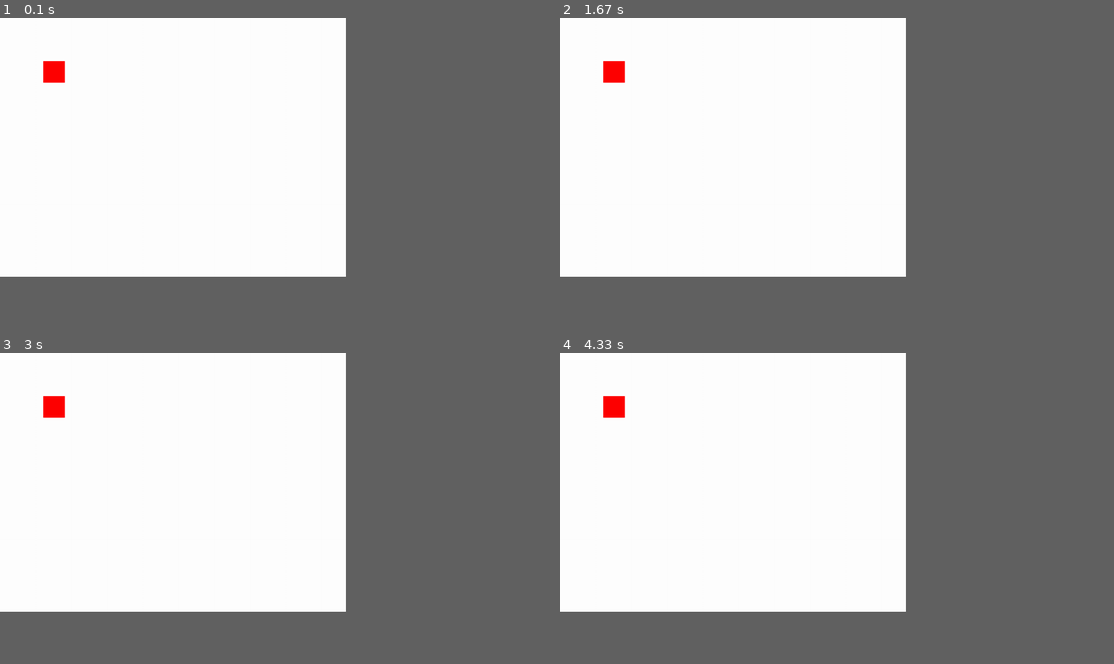
Above: before the commit, frames 1-4 (two rows, left to right).
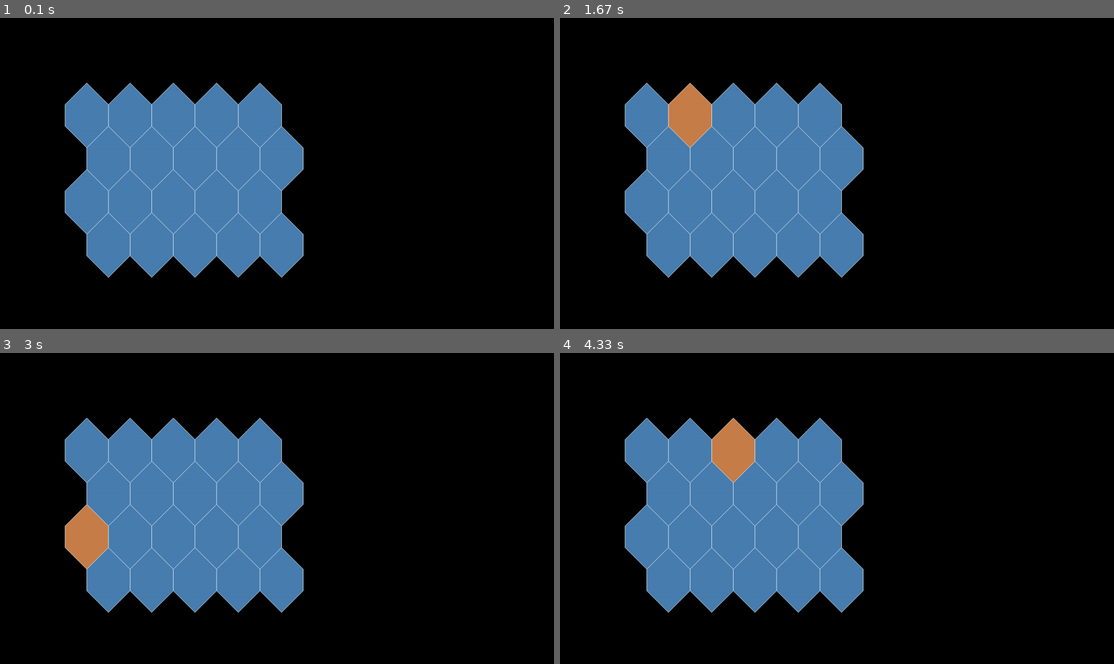
Above: after the commit, the same moments.

Repository: PythonCFO/Conq
Game: pygame game, started from clientPyGame.py
Same seed, same stepped clock (60 frames per second), same inputs: the game is played once before the commit and once after it.
Inputs (mouse positions are in pixels of both pictures, inside the frame that each line leads up to):
- Up to frame 1 (0.1 s): no input
- Up to frame 2 (1.67 s): click (837, 173) at 0.38 s; click (892, 241) at 0.72 s; click (704, 111) at 1.55 s
- Up to frame 3 (3 s): click (277, 545) at 1.88 s; click (199, 443) at 2.22 s; click (470, 589) at 2.55 s; click (94, 539) at 2.88 s
- Up to frame 4 (4.33 s): click (676, 449) at 3.22 s; click (704, 561) at 3.55 s; click (1036, 580) at 3.88 s; click (715, 449) at 4.22 s
The window is 562x421 before the commit and 900x506 after it. Grey fills any space a smaller window leaves; there, only what the larger window draws over its background counts as a difference.

The runs differ from the first frame. In frame 1, 52% of the frame differs, in the area x 0-63%, y 0-84%; in frame 2, 52%; in frame 3, 52%; in frame 4, 52%.

Commit message:
Prototype map with mouse hover highlight

Diff:
--- a/board.py
+++ b/board.py
@@ -1,13 +1,4 @@
-class Board:
-    def __init__(self):
-        self.territories = []
-        self.connections = []
 
-    def add_territory(self, territory):
-        self.territories.append(territory)
-
-    def add_connection(self, territory1, territory2):
-        self.connections.append((territory1, territory2))
 
 class Territory:
     def __init__(self, name, owner, armies):
--- a/clientPyGame.py
+++ b/clientPyGame.py
@@ -1,15 +1,23 @@
-import pygame
+import pygame as pg
+import time
+import threading
 from network import Network
 from player import Player
-import time
-import threading
+import geo
 
-width = 800
-height = 600
-win = pygame.display.set_mode((width, height))
-pygame.display.set_caption("Client")
+pg.init()
+pg.mixer.init()
+pg.font.init()
+width = 1280
+height = 720
+win_size = pg.Vector2(width, height)
+win = pg.display.set_mode(win_size, pg.RESIZABLE)
+pg.display.set_caption("Risk Client")
 
-p = Player("Jay")  #Create this client-side Player object
+clock = pg.time.Clock()
+
+board = geo.World("Proto", proto_r=4, proto_c=5)  # Proto creates a hex grid test board
+p = Player("Jay")  #Create a client-side Player object
 
 def client_connection_thread():  # Create a Thread for each new Client Socket Connection
     conn = Network()  #Esablish Client's socket and connect it to the Server
@@ -28,11 +36,11 @@
     #Socket receive data from Server
     def myreceive(self):
         bytes_recd = 0
-        chunk = self.sock.recv(2048)
-        if chunk == b'':
+        msg = self.sock.recv(2048)
+        if msg == b'':
             raise RuntimeError("socket connection broken")
-        bytes_recd = bytes_recd + len(chunk)
-        return b''.join(chunk)
+        bytes_recd = bytes_recd + len(msg)
+        return b''.join(msg)
 
     # Heartbeat
     while True:
@@ -43,14 +51,9 @@
         while time.time() < t_end:   # Blocking loop.  Need to include other Client work
             pass
 
-def redrawWindow(win):
-    win.fill((255,255,255))
-    p.draw(win)
-    pygame.display.update()
-
 def main():
     run = True
-    clock = pygame.time.Clock()
+    clock = pg.time.Clock()
 
     #Spin up a thread to run the client's Socket connection
     socket_thread = threading.Thread(target=client_connection_thread, daemon=True)
@@ -58,19 +61,35 @@
 
     print("Starting Client process")  #All Client processing happens within this loop
     while True:
-        clock.tick(60) #Max 60 ticks per second - possibly not needed
+        clock.tick(60)
+        win.fill((0, 0, 0))
+        game_events()
+        game_update()
+        game_draw()
+        board.draw(win)
+        pg.display.update()
 
-        #Get info on game status (such as other players state)
-        #update() - draws the other player in the example
+        #redrawWindow(win) #Send args needed to redraw local window.
 
-        for event in pygame.event.get():
-            if event.type == pygame.QUIT:
-                run = False
-                pygame.quit()
+def game_events() -> None:
+    for event in pg.event.get():
+        if event.type == pg.QUIT:
+            playing = False
+            pg.quit()
+        if event.type == pg.KEYDOWN:
+            if event.key == pg.K_ESCAPE:
+                playing = False
+                pg.quit()
+        if event.type == pg.VIDEORESIZE:
+            # There's some code to add back window content here.
+            surface = pg.display.set_mode((event.w, event.h), pg.RESIZABLE)
 
-        #print("Calling move")
-        p.move()  #Perform local actions. But once per loop iteration?
-        redrawWindow(win) #Send args needed to redraw local window.
+def game_update() -> None:
+    now = pg.time.get_ticks()
+    board.update()
+    #p.update("place_units")  #temp used 'place_unit'
 
+def game_draw() -> None:
+    board.draw(win)
 
 main()
--- /dev/null
+++ b/game.py
@@ -0,0 +1,20 @@
+import pygame as pg
+
+from geo import Country  #Will use World eventually
+from player import Player
+
+
+class Game:
+    def __init__(
+        self, screen: pg.Surface, clock: pg.time.Clock, window_size: pg.Vector2) -> None:
+        self.screen = screen
+        self.clock = clock
+        self.window_size = window_size
+        self.font = pg.font.SysFont(None, 24)
+        self.playing = True
+        self.phases = ["place_units", "move_units", "attack_country"]
+        self.phase_idx = 0
+        self.phase = self.phases[self.phase_idx]
+        self.phase_timer = pg.time.get_ticks()
+        self.world = Country()
+        self.player = Player(self.world.countries.get("France"), self.world, (0, 0, 255))
--- /dev/null
+++ b/geo.py
@@ -0,0 +1,66 @@
+import pygame as pg
+from shapely.geometry import Point, Polygon
+import proto_map
+
+class Country:
+    def __init__(self, name: str, coords: list) -> None:
+        self.name = name
+        self.coords = coords
+        self.font = pg.font.SysFont(None, 24)
+        self.polygon = Polygon(self.coords)
+        #self.center = self.get_center()
+        self.color = (72, 126, 176)
+        self.hovered = False
+
+    def update(self, mouse_pos: pg.Vector2) -> None:
+        self.hovered = False
+        if Point(mouse_pos.x, mouse_pos.y).within(self.polygon):
+            self.hovered = True
+
+    def draw(self, screen: pg.Surface) -> None:
+        pg.draw.polygon(screen, (200, 126, 72) if self.hovered else self.color, self.coords)  #filled
+        pg.draw.polygon(screen,(255, 255, 255), self.coords, width=1)  #outline
+
+class World:
+    def __init__(self, approach, proto_r, proto_c) -> None:
+        self.approach = approach
+        self.proto_r = proto_r
+        self.proto_c = proto_c
+        self.geo_data = self.read_geo_data()  #text name + coordinates
+        self.countries = self.create_countries()  #Country objects
+        self.hovered_country = None
+
+    def read_geo_data(self) -> None:
+        if self.approach == "Proto":
+            proto_world = proto_map.Proto_map(self.proto_r, self.proto_c)
+            print(proto_world)
+            for t in proto_world.all_territories:
+                print(str(t))
+            return proto_world.all_territories
+        else:
+            pass  # Read countries from a data file
+
+    def create_countries(self) -> None:
+        countries = []
+        for name, coords in self.geo_data:
+            xy_coords = []
+            for coord in coords:
+                x = coord[0]
+                y = coord[1]
+                xy_coords.append(pg.Vector2(x, y))
+            countries.append(Country(name, xy_coords))
+
+            print(Country(name, xy_coords))
+        return countries
+
+    def draw(self, screen: pg.Surface) -> None:
+        for country in self.countries:
+            country.draw(screen)
+
+    def update(self) -> None:
+        mouse_pos = pg.mouse.get_pos()
+        self.hovered_country = None
+        for country in self.countries:
+            country.update(pg.Vector2(mouse_pos[0], mouse_pos[1]))
+            if country.hovered:
+                self.hovered_country = country
--- a/player.py
+++ b/player.py
@@ -2,7 +2,6 @@
 import pygame
 
 class Player:
-
     def __init__(self, conn):
         self.name = "TBD"
         self.id = uuid.uuid1()
@@ -11,14 +10,6 @@
         self.territories = []
         self.reinforcements = 0
         self.cards = []
-        self.x = 100
-        self.y = 100
-        self.vel = 5
-        self.width = 50
-        self.height = 50
-        self.rect = (self.x, self.y, self.width, self.height)
-        self.color = "red"
-
 
     def deploy_armies(self, territory, armies):
         # Weak ChatGPT code...
@@ -36,28 +27,10 @@
             # Implement fortify logic
             pass
 
-    def draw(self, win):
-        pygame.draw.rect(win, self.color, self.rect)
-        #pass
-
-    def move(self):
-        keys = pygame.key.get_pressed()
-        if keys == True:
-            print(keys)
-
-        if keys[pygame.K_LEFT]:
-            self.x -= self.vel
-
-        if keys[pygame.K_RIGHT]:
-            self.x += self.vel
-
-        if keys[pygame.K_UP]:
-            self.y -= self.vel
-
-        if keys[pygame.K_DOWN]:
-            self.y += self.vel
-
-        self.update()
-
-    def update(self):
-        self.rect = (self.x, self.y, self.width, self.height)
+    def update(self, phase: str) -> None:
+        if phase == "place_units":
+            pass #self.place_units()
+        elif phase == "move_units":
+            pass #self.move_units()
+        elif phase == "attack_country":
+            pass #self.attack_country()
--- /dev/null
+++ b/proto_map.py
@@ -0,0 +1,44 @@
+#Generate prototype country data for testing gameplay
+#Territories will be a grid of hexagons
+
+class Proto_map:
+    def __init__(self, rows, cols):
+        self.rows = rows
+        self.cols = cols
+        self.scale_x = 100
+        self.scale_y = 100
+        self.offset_x = 200
+        self.offset_y = 150
+        #self.territory = []
+        self.all_territories = []
+        self.build_proto_coords(self.rows, self.cols)
+
+    def new_territory(self, row, col):
+        #returns a set of polygon indexes comprising a new hex territory
+        t = []
+        y = row
+        x = col
+        ox = self.offset_x
+        oy = self.offset_y
+        sx = self.scale_x
+        sy = self.scale_y
+        if row%2 == 0:
+            ox = ox - .5 * sx
+        t.append(((ox + (.5 + x) * sx), (oy + (0 + y) * sy)))
+        t.append(((ox + (1 + x) * sx), (oy + (.5 + y) * sy)))
+        t.append(((ox + (1 + x) * sx), (oy + (1 + row) * sy)))
+        t.append(((ox + (.5 + x) * sx), (oy + (1.5 + row) * sy)))
+        t.append(((ox + (0 + x) * sx), (oy + (1 + row) * sy)))
+        t.append(((ox + (0 + x) * sx), (oy + (.5 + row) * sy)))
+        t.append(((ox + (.5 + x) * sx), (oy + (0 + y) * sy)))
+        return t
+
+    def build_proto_coords(self, rows, cols):
+        ts = []
+        for r in range(rows):
+            for c in range(cols):
+                territory = ["T"+str(r)+str(c)], self.new_territory(r, c)
+                ts.append(territory)
+                print(territory)
+        print("Proto built")
+        self.all_territories = ts
--- /dev/null
+++ b/test_map.py
@@ -0,0 +1,8 @@
+import proto_map
+
+proto = proto_map.Proto_map(3, 4)
+
+for t in proto.all_territories:
+    print(str(t))
+
+print("Proto map complete")
Not shown, changed: requirements.txt
